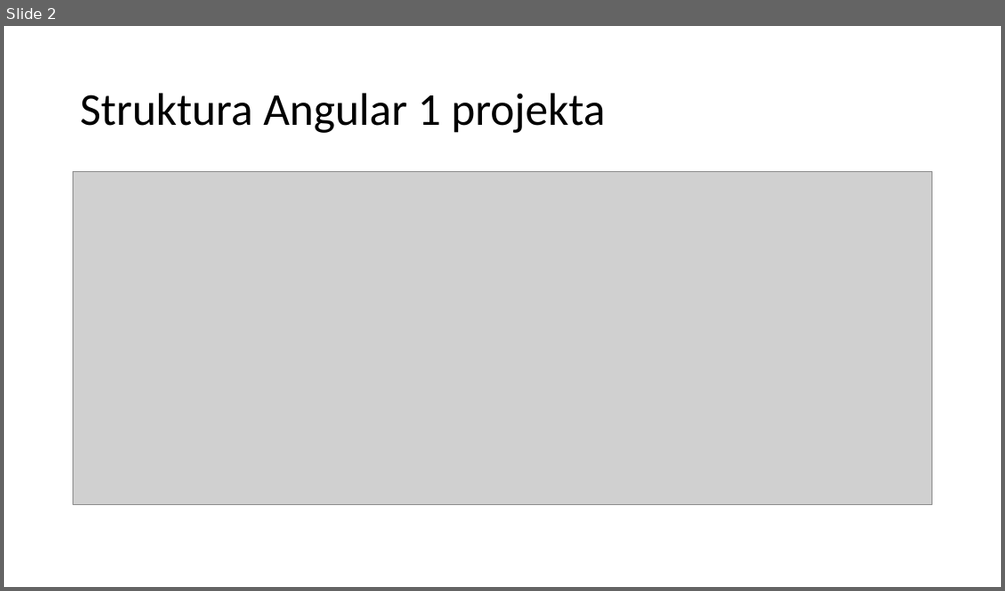
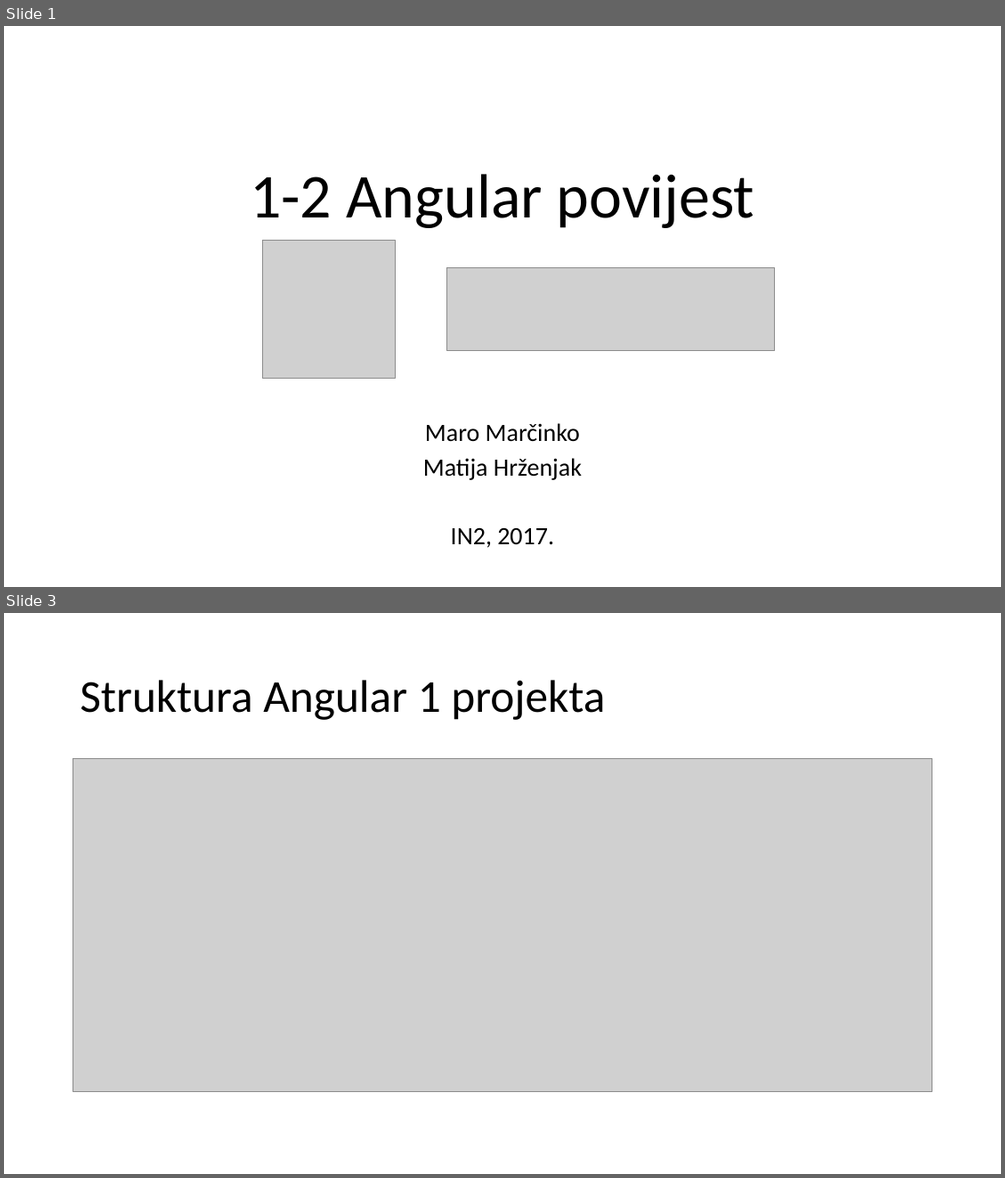
Before and after one commit to mmssniper/angular-workshop, a slide deck: prezentacije/1-4 Angular povijest.pptx. Shown one above the other, each under a label of ours: slide 2 before the commit, slides 1 and 3 after it; the slides between them are not shown. The pictures are 1005x591 and 1005x1178 pixels, drawn with LibreOffice and Linux fonts; fonts in the diff are those of the drawing; grey boxes stand for pictures. Boxes give left, top, right and bottom in pixels: in the first picture for what was removed or moved away, otherwise in the second. Text is boxed around its words. In the diff, an @@ line names an element or a change of style, - is before the commit and + after.

```diff
--- a/prezentacije/1-4 Angular povijest.pptx
+++ b/prezentacije/1-4 Angular povijest.pptx
@@ slide 1 added at bbox=[4, 26, 1001, 587], background #FFFFFF @@
@@ title added at bbox=[250, 174, 754, 228], 60 pt, text #000000 @@
+1-2 Angular povijest
@@ picture added at bbox=[262, 240, 395, 378] @@
@@ picture added at bbox=[447, 267, 775, 351] @@
@@ subtitle added at bbox=[423, 423, 582, 548], 24 pt, text #000000 @@
+Maro Marčinko
+Matija Hrženjak
+IN2, 2017.
@@ what was slide 2 is now slide 3 @@
```
Also in this commit, not shown: 1 slide changed, 2 other slides added, 2 other files.
